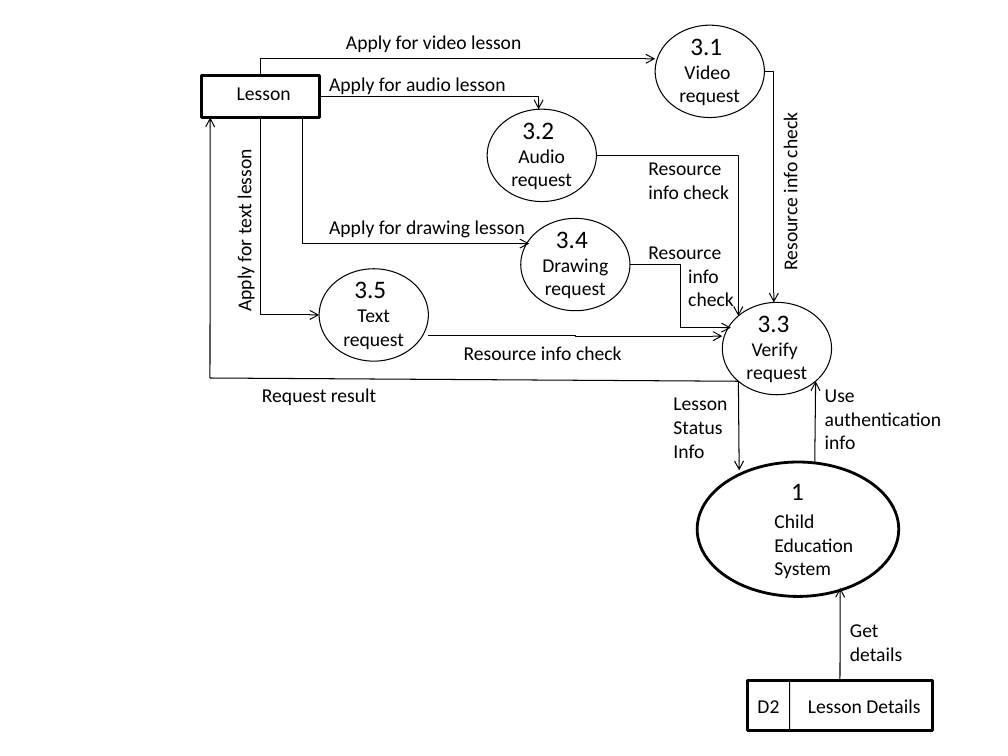
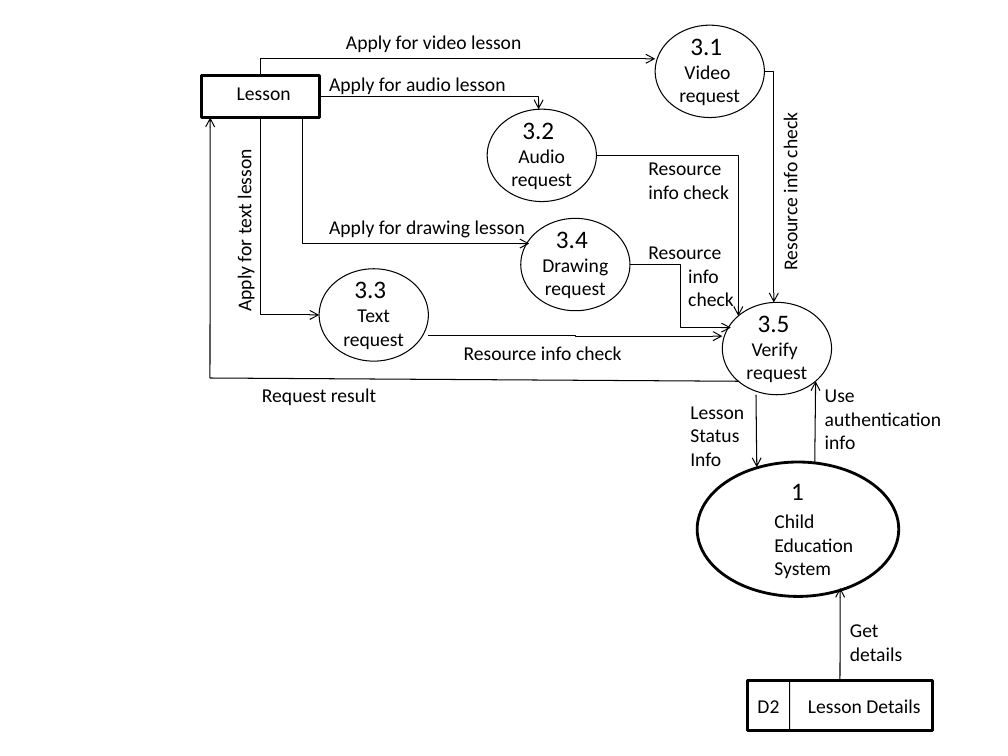
Before and after one commit to sayan801/ChildEducationSoftware, a slide deck: slide 4 of report/Child education Diagrams.pptx. Drawn at 1008x756 pixels with LibreOffice and Linux fonts; fonts in the diff are those of the drawing. Boxes give left, top, right and bottom in pixels: in the first picture for what was removed or moved away, otherwise in the second. Text is boxed around its words. In the diff, an @@ line names an element or a change of style, - is before the commit and + after.

```diff
--- a/report/Child education Diagrams.pptx
+++ b/report/Child education Diagrams.pptx
@@ text at [354, 281, 386, 298]: text changed @@
-3.5
+3.3
@@ text at [758, 315, 790, 332]: text changed @@
-3.3
+3.5
@@ text "Lesson": place and size @@
-text "Lesson" at [673, 397, 727, 458]
+text "Lesson" at [690, 406, 744, 466]
@@ arrow moved from (739, 381) - (739, 471) to (756, 395) - (757, 467) @@
```
Also in this commit, not shown: 1 slide added.
